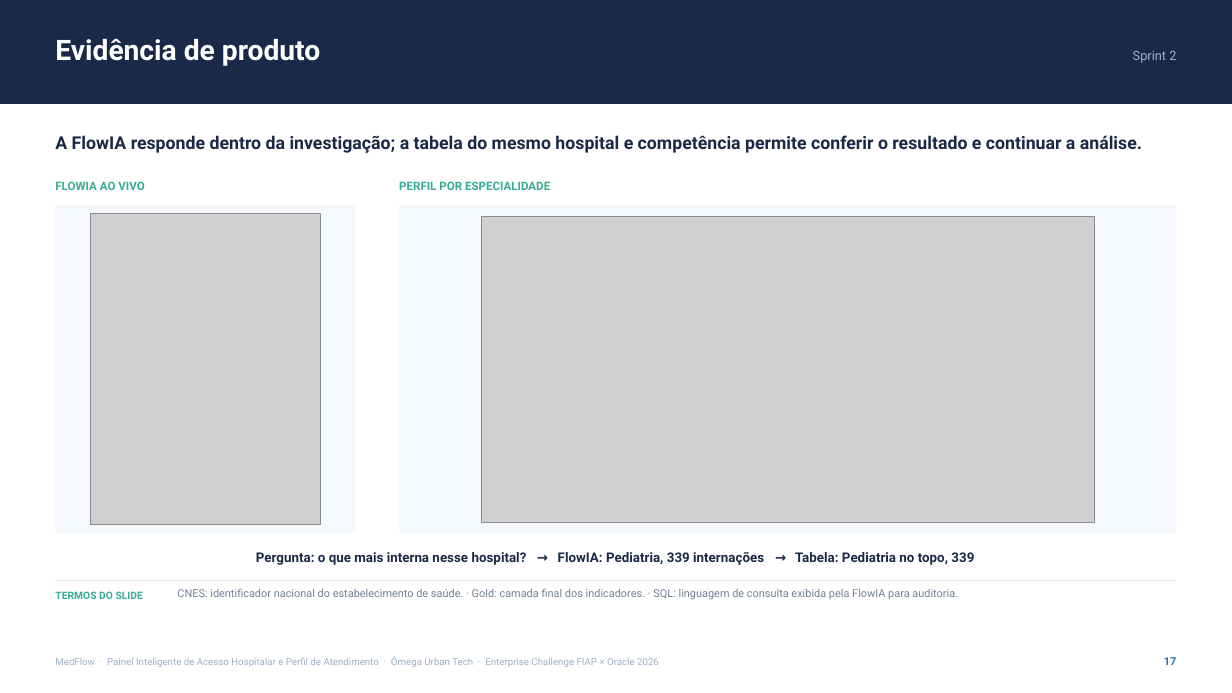
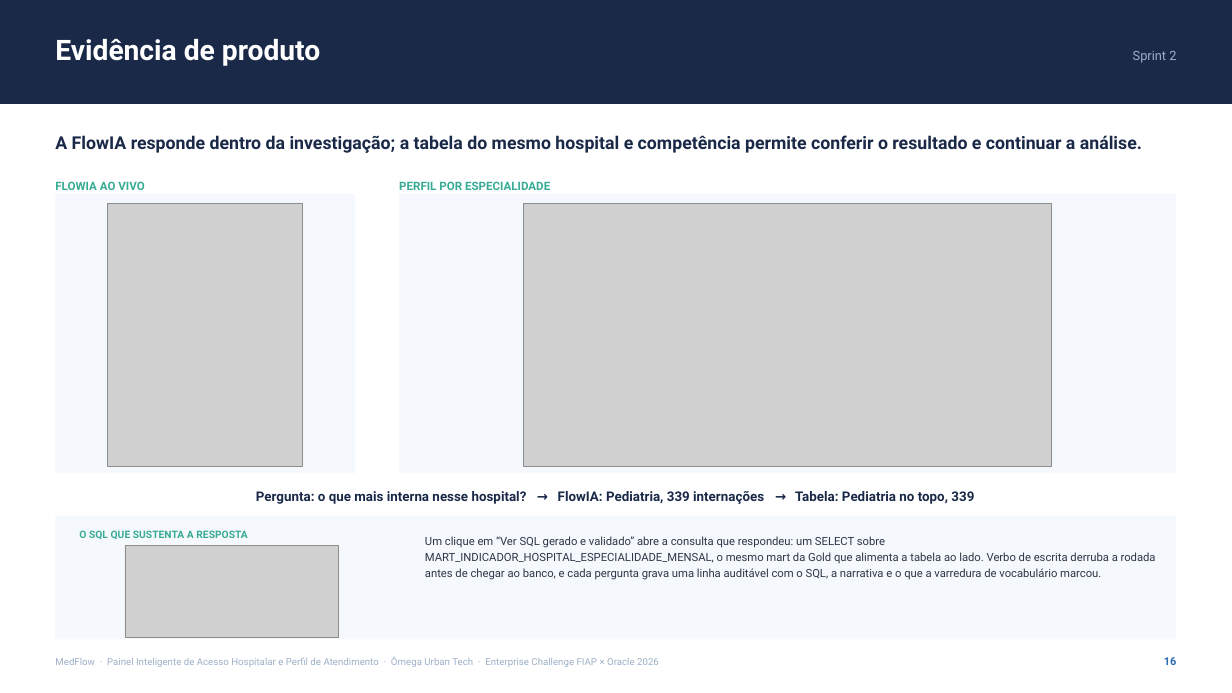
Before and after one commit to Lucas-D-S-1/medflow, a slide deck: slide 16 of docs/entrega_sprint_2/apresentacao/EC_Sprint_2_1TSCO_EvidenciasConstrucao_MedFlow_OmegaUrbanTech.pptx (slide 17 before the commit). Drawn at 1232x693 pixels with LibreOffice and Linux fonts; fonts in the diff are those of the drawing; grey boxes stand for pictures. Boxes give left, top, right and bottom in pixels: in the first picture for what was removed or moved away, otherwise in the second. Text is boxed around its words. In the diff, an @@ line names an element or a change of style, - is before the commit and + after.

Commit message:
docs(sprint_2): funde os slides que se repetiam e traz o SQL da FlowIA para a tela
O deck cai de 23 para 21 lâminas, e as duas que saem eram duplicata de outra.

**Catálogo de indicadores + Rigor analítico.** O "Limite declarado" do catálogo
e a "Alegação que NÃO sustentamos" do rigor diziam a mesma coisa sobre as
mesmas linhas. Sobrou uma lâmina, "Indicadores e limites": a tabela dos seis
indicadores com o limite ao lado da fórmula, e uma faixa embaixo com as cinco
leituras que nenhum indicador isolado desautoriza — tempo real, ineficiência,
evasão total, internação evitável e produto validado por gestores. A frase
sobre não ter havido entrevista nem piloto com usuários entra na mesma faixa.

**Produto + Evidências visuais.** Um descrevia as quatro visões em texto e o
outro mostrava duas delas com a mesma explicação. Mostrar já é descrever: as
quatro visões viraram uma tira compacta com a pergunta que cada uma responde, e
as duas capturas do produto público entram logo abaixo, com a legenda do que
cada tela evidencia.

**O SQL auditável saiu da gaveta.** A `flowia-sql-auditavel.png` tinha sido
capturada em 31/08 e não estava em slide nenhum. Ela mostra o SELECT que a
FlowIA gerou, sobre o mart da Gold que alimenta a tabela ao lado — é o que
transforma "o SQL fica a um clique" de alegação em evidência, e é o que a banca
da Oracle procura. Entrou como faixa própria na Evidência de produto, com os
dois painéis existentes reduzidos para abrir espaço.

O glossário da Evidência de produto saiu junto: era o sexto do deck, e os
quatro termos dele já aparecem em outras lâminas.

Conferido exportando as 21 páginas em PNG pelo PowerPoint. Duas correções
saíram daí: as imagens da Evidência de produto tinham caído no mesmo slot,
porque as condições por posição Y se sobrepunham, e a limpeza do glossário
tinha levado o rodapé institucional junto.

```diff
--- a/docs/entrega_sprint_2/apresentacao/EC_Sprint_2_1TSCO_EvidenciasConstrucao_MedFlow_OmegaUrbanTech.pptx
+++ b/docs/entrega_sprint_2/apresentacao/EC_Sprint_2_1TSCO_EvidenciasConstrucao_MedFlow_OmegaUrbanTech.pptx
@@ rectangle resized from (x1=55, y1=205, x2=355, y2=533) to (x1=55, y1=194, x2=355, y2=473) @@
@@ picture resized from (x1=91, y1=213, x2=321, y2=525) to (x1=108, y1=203, x2=302, y2=467) @@
@@ rectangle resized from (x1=399, y1=205, x2=1177, y2=533) to (x1=399, y1=194, x2=1177, y2=473) @@
@@ picture resized from (x1=482, y1=216, x2=1094, y2=522) to (x1=524, y1=203, x2=1052, y2=467) @@
@@ text "Pergunta: o que mais interna ..." moved from (x1=256, y1=552, x2=974, y2=565) to (x1=256, y1=491, x2=974, y2=504) @@
@@ rectangle resized from (x1=55, y1=580, x2=1177, y2=581) to (x1=55, y1=516, x2=1177, y2=640) @@
@@ rectangle at (x1=55, y1=516, x2=1177, y2=640): fill #D9E2EC to #F5F8FC @@
@@ text added at (x1=79, y1=530, x2=247, y2=539), 8 pt, text #37AB94, bold @@
+O SQL QUE SUSTENTA A RESPOSTA
@@ text added at (x1=425, y1=536, x2=1156, y2=580), 8.8 pt, text #2D3748 @@
+Um clique em “Ver SQL gerado e validado” abre a consulta que respondeu: um SELECT sobre MART_INDICADOR_HOSPITAL_ESPECIALIDADE_MENSAL, o mesmo mart da Gold que alimenta a tabela ao lado. Verbo de escrita derruba a rodada antes de chegar ao banco, e cada pergunta grava uma linha auditável com o SQL, a narrativa e o que a varredura de vocabulário marcou.
@@ picture added at (x1=125, y1=545, x2=338, y2=638) @@
@@ text removed at (x1=55, y1=591, x2=143, y2=599) @@
-TERMOS DO SLIDE
@@ text removed at (x1=177, y1=589, x2=958, y2=599) @@
-CNES: identificador nacional do estabelecimento de saúde. · Gold: camada final dos indicadores. · SQL: linguagem de consulta exibida pela FlowIA para auditoria.
@@ text at (x1=1164, y1=657, x2=1177, y2=665): text changed @@
-17
+16
```
Also in this commit, not shown: 6 other slides changed, 2 slides removed, 1 other file.
